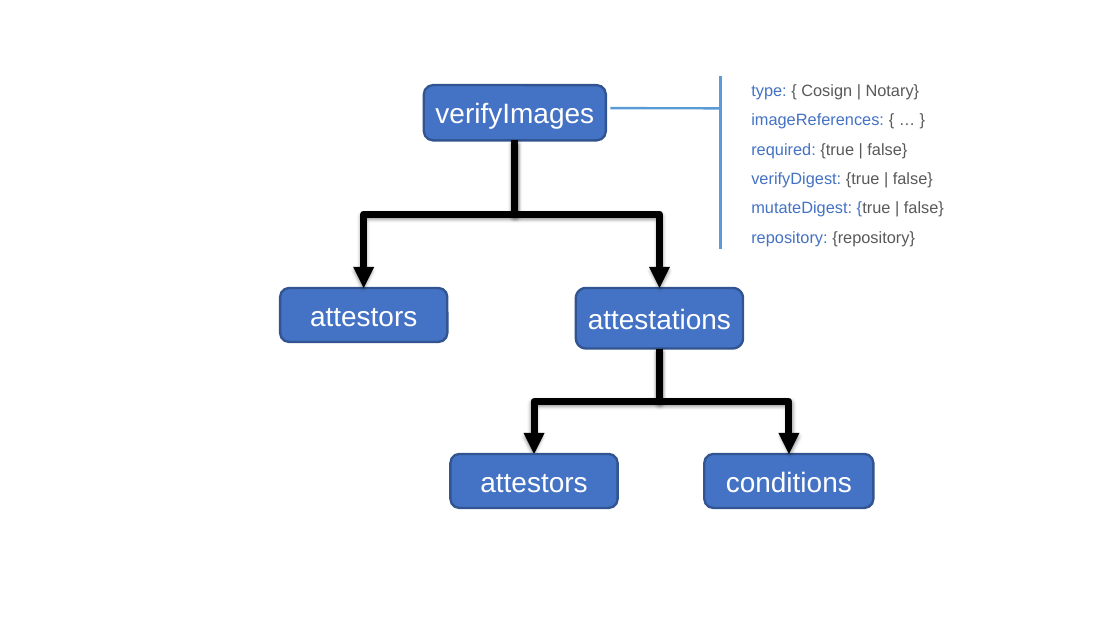
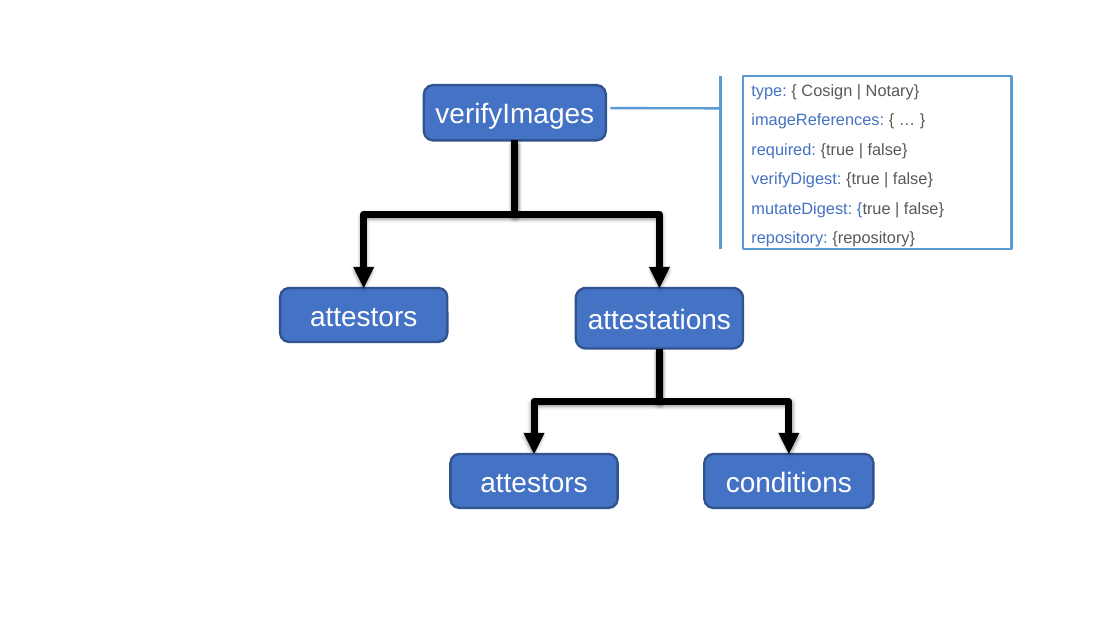
Before and after one commit to kyverno/website, a slide deck: slide 4 of static/images/kyverno_website_graphics.pptx. Drawn at 1120x630 pixels with LibreOffice and Linux fonts; fonts in the diff are those of the drawing. Boxes give left, top, right and bottom in pixels: in the first picture for what was removed or moved away, otherwise in the second. Text is boxed around its words. In the diff, an @@ line names an element or a change of style, - is before the commit and + after.

```diff
--- a/static/images/kyverno_website_graphics.pptx
+++ b/static/images/kyverno_website_graphics.pptx
@@ accent callout removed at [744, 76, 1012, 249] @@
-type: { Cosign | Notary}
-imageReferences: { … }
-required: {true | false}
-verifyDigest: {true | false}
-mutateDigest: {true | false}
-repository: {repository}
@@ freeform shape added at [744, 76, 1012, 249], fill #FFFFFF, outline #5B9BD5 2 pt, 14 pt, text #4472C4 @@
+type: { Cosign | Notary}
+imageReferences: { … }
+required: {true | false}
+verifyDigest: {true | false}
+mutateDigest: {true | false}
+repository: {repository}
```
Also in this commit, not shown: 8 other slides changed, 1 other file.
